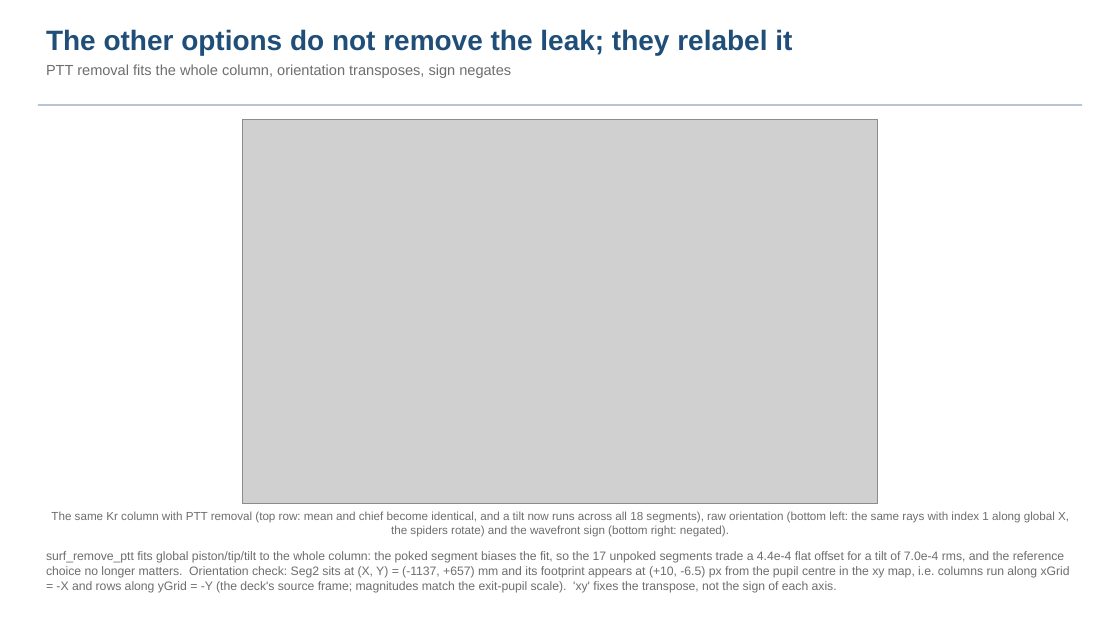
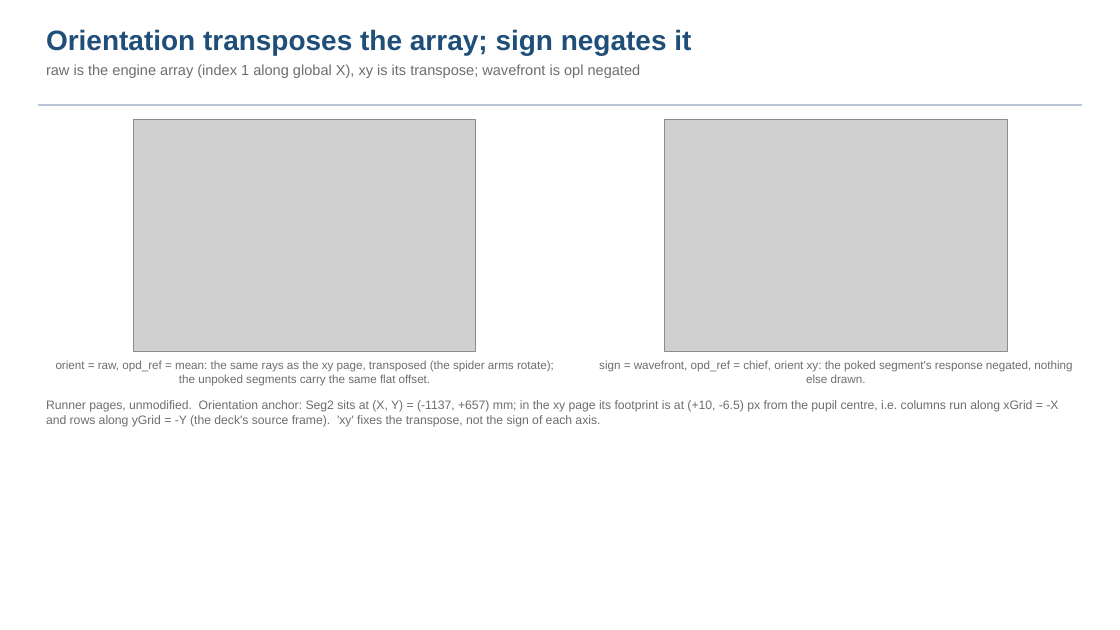
Before and after one commit to nasa-jpl/macos, a slide deck: slide 6 of demo_session/deck_dwdsurf_options.pptx (slide 5 before the commit). Drawn at 1120x630 pixels with LibreOffice and Linux fonts; fonts in the diff are those of the drawing; grey boxes stand for pictures. Boxes give left, top, right and bottom in pixels: in the first picture for what was removed or moved away, otherwise in the second. Text is boxed around its words. In the diff, an @@ line names an element or a change of style, - is before the commit and + after.

```diff
--- a/demo_session/deck_dwdsurf_options.pptx
+++ b/demo_session/deck_dwdsurf_options.pptx
@@ text at box(46, 29, 691, 78): text changed @@
-The other options do not remove the leak; they relabel it
-PTT removal fits the whole column, orientation transposes, sign negates
+Orientation transposes the array; sign negates it
+raw is the engine array (index 1 along global X), xy is its transpose; wavefront is opl negated
@@ picture: place and size @@
-picture at box(243, 119, 878, 503)
+picture at box(134, 119, 476, 352)
@@ picture added at box(665, 119, 1007, 352) @@
@@ text at box(56, 360, 554, 386): text changed @@
-The same Kr column with PTT removal (top row: mean and chief become identical, and a tilt now runs across all 18 segments), raw orientation (bottom left: the same rays with index 1 along global X, the spiders rotate) and the wavefront sign (bottom right: negated).
+orient = raw, opd_ref = mean: the same rays as the xy page, transposed (the spider arms rotate); the unpoked segments carry the same flat offset.
@@ text added at box(599, 360, 1072, 383), 10 pt, text #6E6E6E @@
+sign = wavefront, opd_ref = chief, orient xy: the poked segment's response negated, nothing else drawn.
@@ text at box(46, 400, 1058, 427): text changed @@
-surf_remove_ptt fits global piston/tip/tilt to the whole column: the poked segment biases the fit, so the 17 unpoked segments trade a 4.4e-4 flat offset for a tilt of 7.0e-4 rms, and the reference choice no longer matters. Orientation check: Seg2 sits at (X, Y) = (-1137, +657) mm and its footprint appears at (+10, -6.5) px from the pupil centre in the xy map, i.e. columns run along xGrid = -X and rows along yGrid = -Y (the deck's source frame; magnitudes match the exit-pupil scale). 'xy' fixes the transpose, not the sign of each axis.
+Runner pages, unmodified. Orientation anchor: Seg2 sits at (X, Y) = (-1137, +657) mm; in the xy page its footprint is at (+10, -6.5) px from the pupil centre, i.e. columns run along xGrid = -X and rows along yGrid = -Y (the deck's source frame). 'xy' fixes the transpose, not the sign of each axis.
```
Also in this commit, not shown: 1 other slide changed, 1 slide added, 4 other files.
